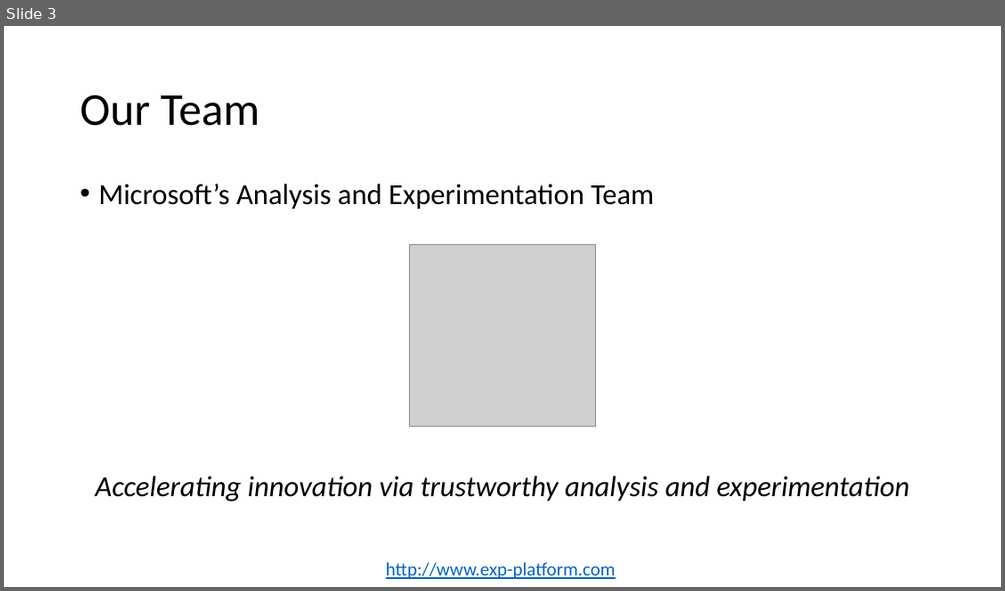
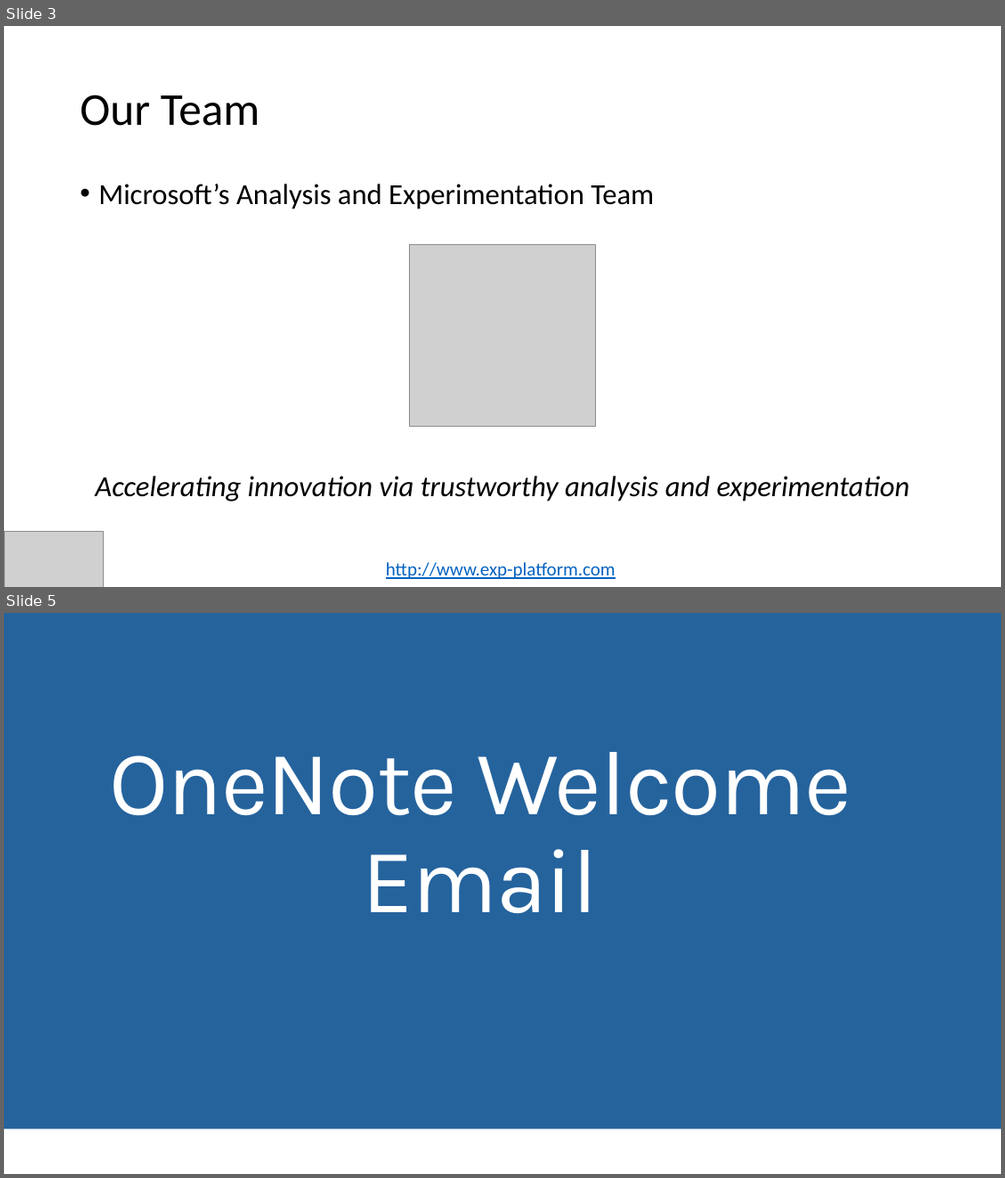
Before and after one commit to paulraff/2016JointMeetings, a slide deck: Preparing Mathematicians for Data Science Careers - 2.pptx. Shown one above the other, each under a label of ours: slide 3 before the commit, slides 3 and 5 after it; the slides between them are not shown. The pictures are 1005x591 and 1005x1178 pixels, drawn with LibreOffice and Linux fonts; fonts in the diff are those of the drawing; grey boxes stand for pictures; background and template pictures are left out. Boxes give left, top, right and bottom in pixels: in the first picture for what was removed or moved away, otherwise in the second. Text is boxed around its words. In the diff, an @@ line names an element or a change of style, - is before the commit and + after.

```diff
--- a/Preparing Mathematicians for Data Science Careers - 2.pptx
+++ b/Preparing Mathematicians for Data Science Careers - 2.pptx
@@ slide 5 added at (4,613,1001,1174), background #25639D @@
@@ text added at (109,752,852,914), 88 pt, text #FFFFFF @@
+OneNote Welcome Email
@@ rectangle added at (4,1129,1001,1174), fill #FFFFFF @@
@@ slide 3 changed as well @@
@@ picture added at (4,532,103,587) @@
```
Also in this commit, not shown: 24 other slides changed, 5 other slides added, 1 slide removed.
